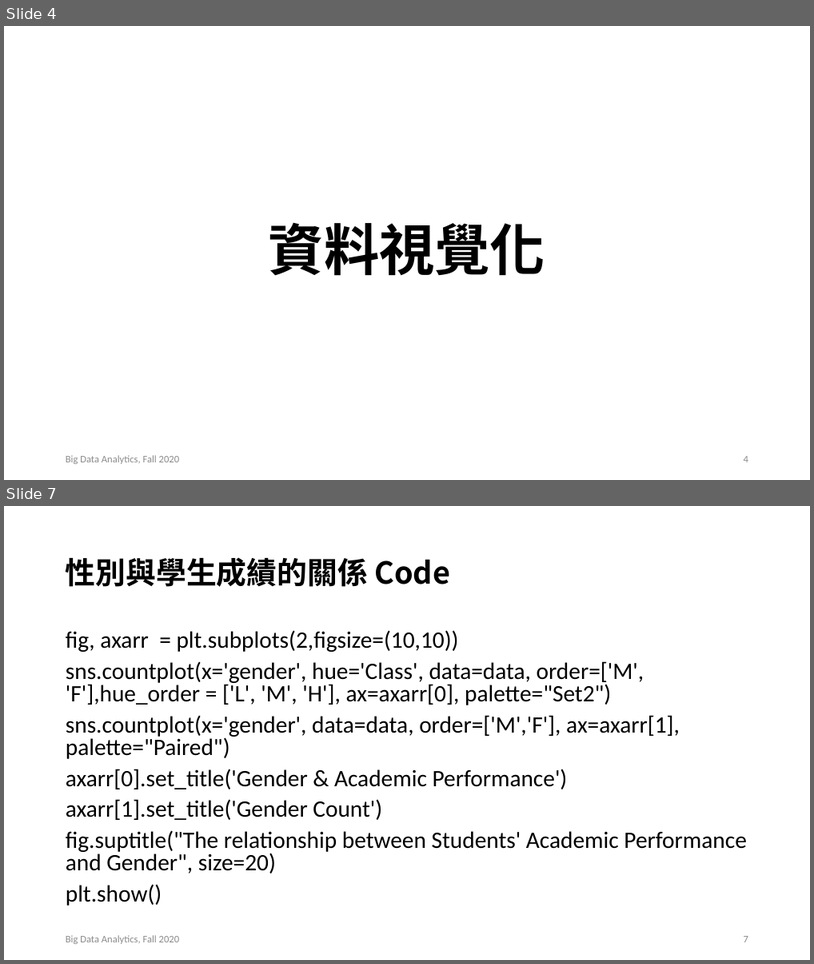
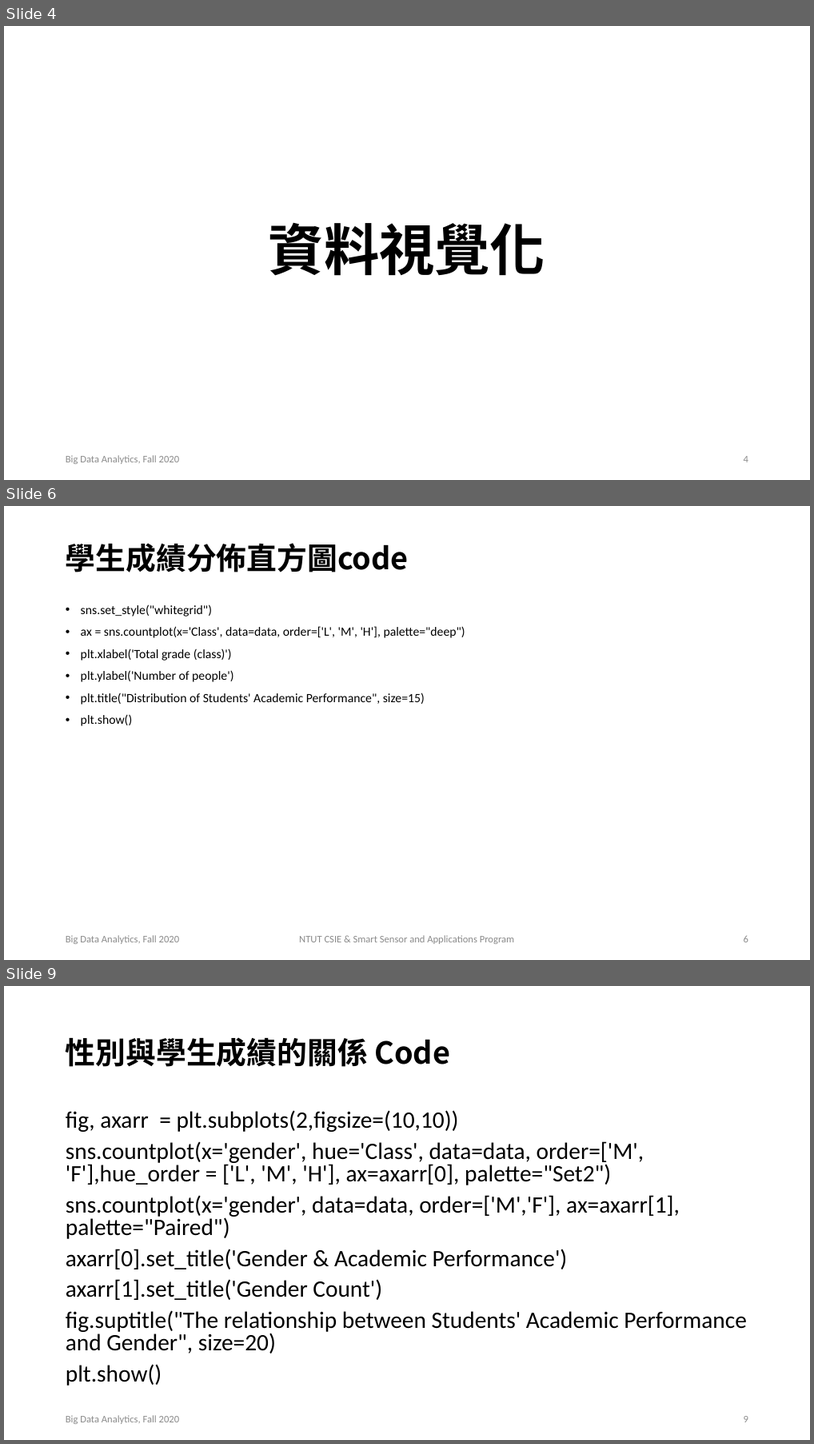
Before and after one commit to SanoTaco/Fall2020_BDA_Final, a slide deck: BDA_FInal_P.pptx. Shown one above the other, each under a label of ours: slides 4 and 7 before the commit, slides 4, 6 and 9 after it; the slides between them are not shown. The pictures are 814x964 and 814x1444 pixels, drawn with LibreOffice and Linux fonts; fonts in the diff are those of the drawing. Boxes give left, top, right and bottom in pixels: in the first picture for what was removed or moved away, otherwise in the second. Text is boxed around its words. In the diff, an @@ line names an element or a change of style, - is before the commit and + after.

```diff
--- a/BDA_FInal_P.pptx
+++ b/BDA_FInal_P.pptx
@@ slide 6 added at <box>4,506,810,960</box>, background #FFFFFF @@
@@ text added at <box>66,543,409,572</box>, 36 pt, text #000000, bold @@
+學生成績分佈直方圖code
@@ text added at <box>81,604,466,726</box>, 15 pt, text #000000 @@
+• sns.set_style("whitegrid")
+• ax = sns.countplot(x='Class', data=data, order=['L', 'M', 'H'], palette="deep")
+• plt.xlabel('Total grade (class)')
+• plt.ylabel('Number of people')
+• plt.title("Distribution of Students' Academic Performance", size=15)
+• plt.show()
@@ text added at <box>66,935,180,944</box>, 12 pt, text #8C8C8C @@
+Big Data Analytics, Fall 2020
@@ text added at <box>299,935,514,944</box>, 12 pt, text #8C8C8C @@
+NTUT CSIE & Smart Sensor and Applications Program
@@ page number added at <box>744,935,749,942</box>, 12 pt, text #8C8C8C @@
+6
@@ what was slide 7 is now slide 9 @@
@@ page number at <box>744,1416,749,1422</box>: text changed @@
-7
+9
```
Also in this commit, not shown: 7 slides changed, 1 other slide added, 1 other file.
